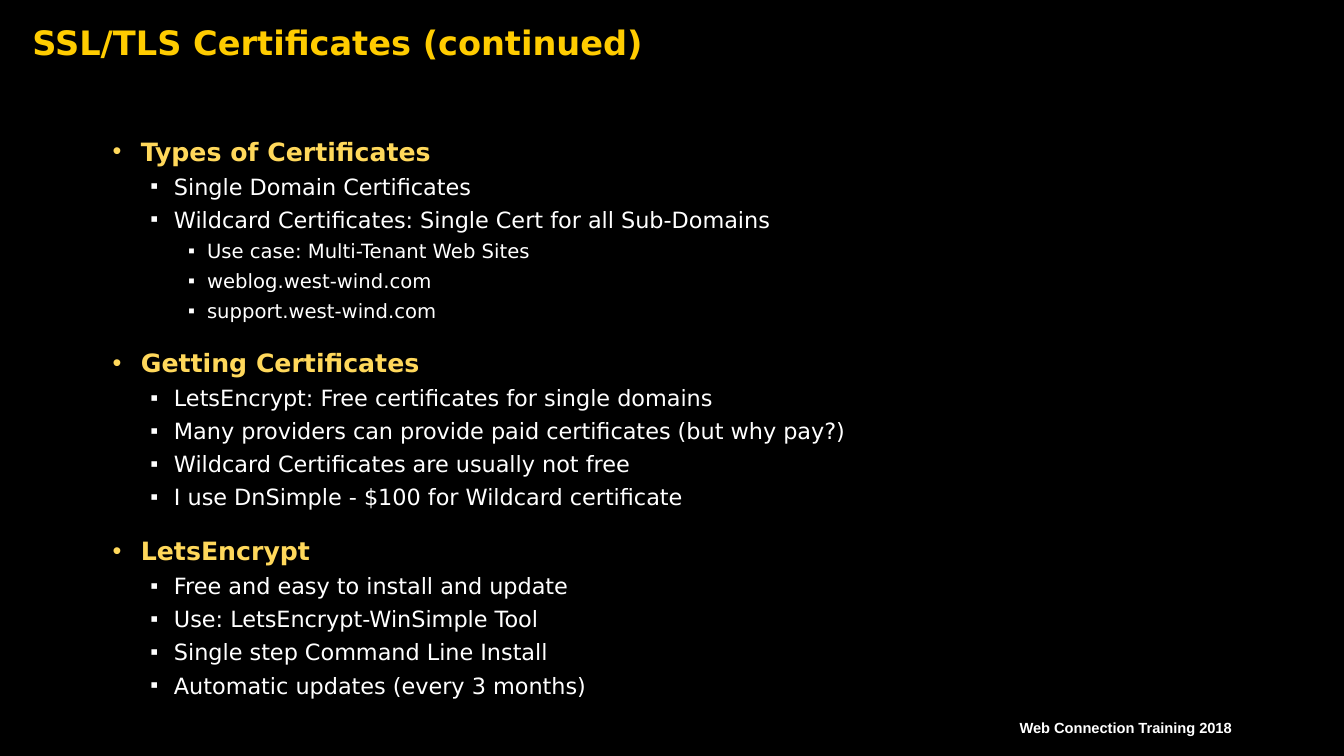
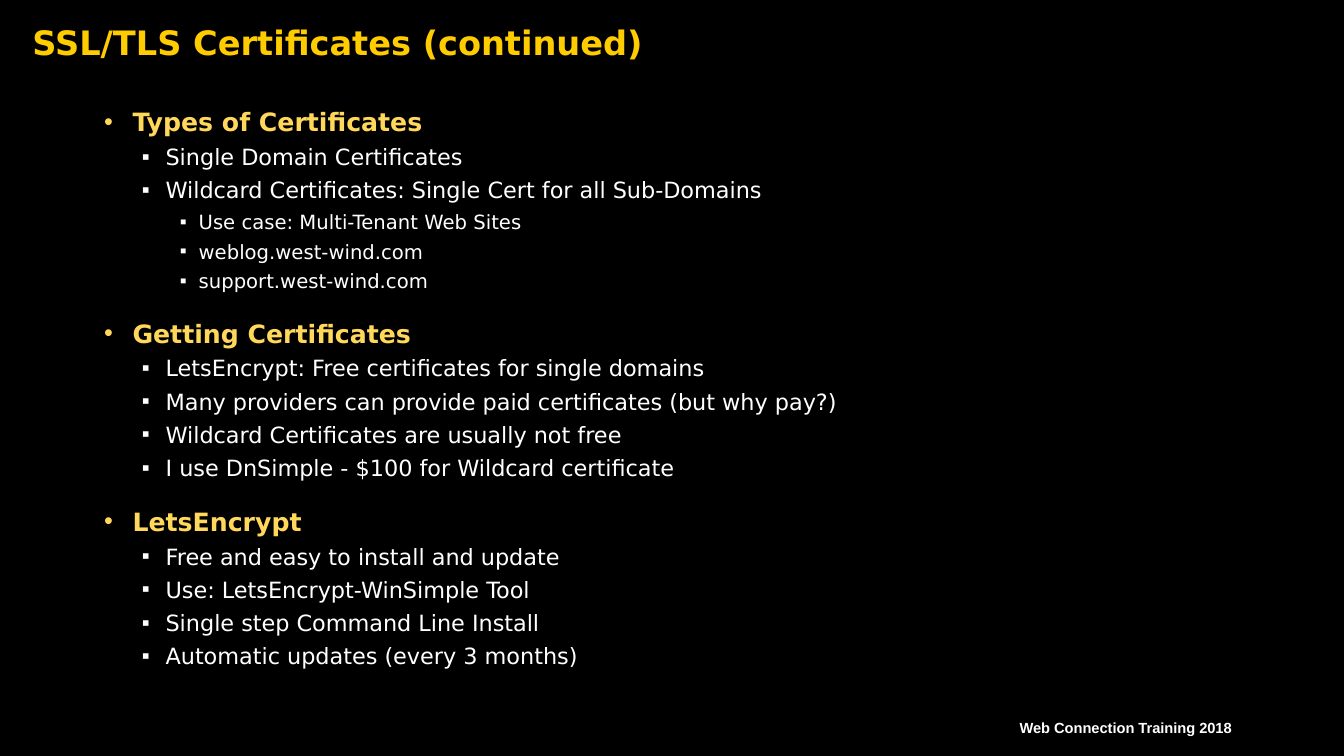
Before and after one commit to RickStrahl/SWFOX18_WebConnectionSecurity, a slide deck: slide 14 of Content/Strahl_WebConnectionSecurity.pptx. Drawn at 1344x756 pixels with LibreOffice and Linux fonts; fonts in the diff are those of the drawing; background and template pictures are left out. Boxes give left, top, right and bottom in pixels: in the first picture for what was removed or moved away, otherwise in the second. Text is boxed around its words. In the diff, an @@ line names an element or a change of style, - is before the commit and + after.

```diff
--- a/Content/Strahl_WebConnectionSecurity.pptx
+++ b/Content/Strahl_WebConnectionSecurity.pptx
@@ text "Types of Certificates": place and size @@
-text "Types of Certificates" at <box>141,142,845,699</box>
+text "Types of Certificates" at <box>133,112,837,669</box>
```
Also in this commit, not shown: 6 other slides changed, 3 other files.
